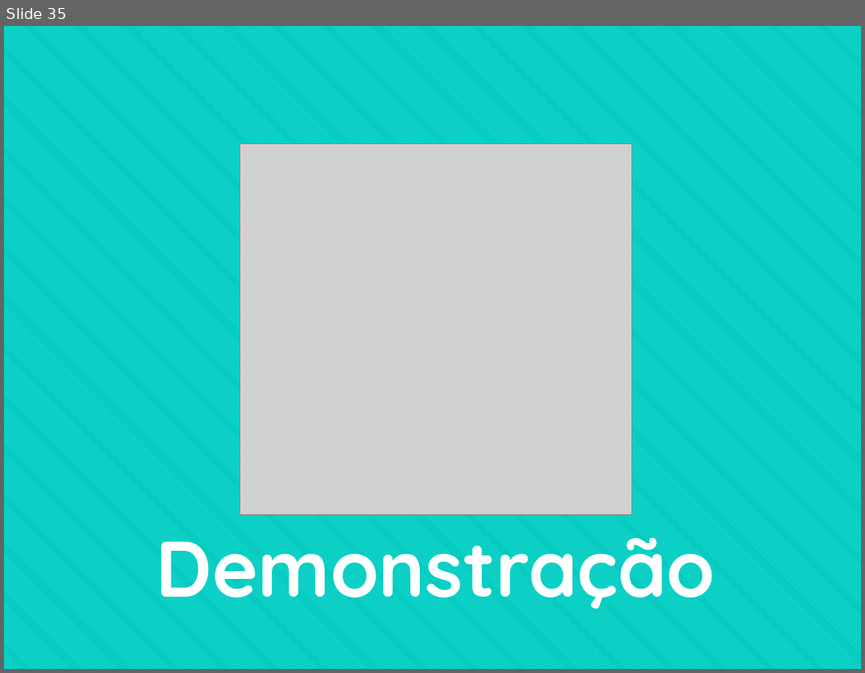
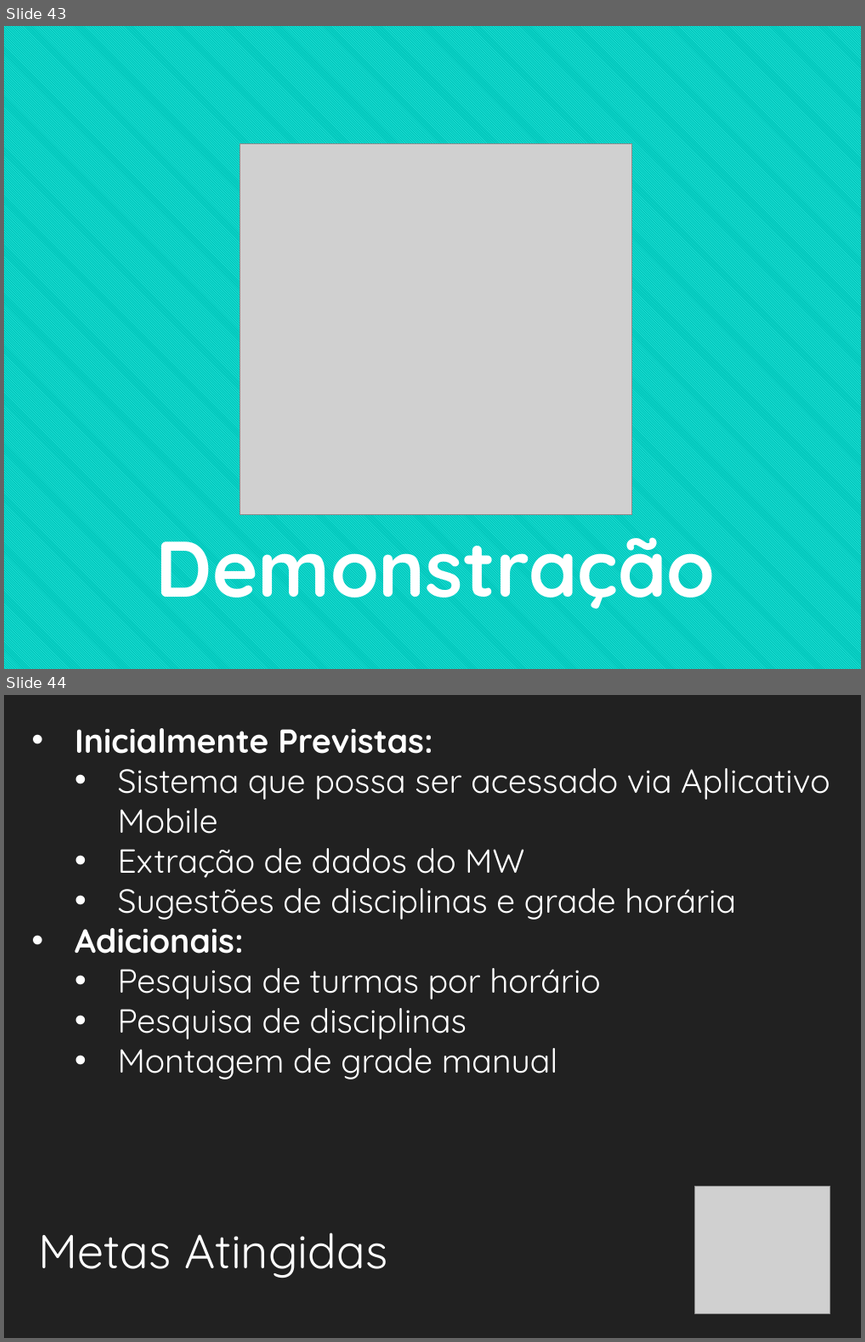
Before and after one commit to ovflowd/matriculeMe, a slide deck: Artefatos/ApresentaçãoFinal.pptx. Shown one above the other, each under a label of ours: slide 35 before the commit, slides 43 and 44 after it. The pictures are 865x673 and 865x1342 pixels, drawn with LibreOffice and Linux fonts; fonts in the diff are those of the drawing; grey boxes stand for pictures; background and template pictures are left out. Boxes give left, top, right and bottom in pixels: in the first picture for what was removed or moved away, otherwise in the second. Text is boxed around its words. In the diff, an @@ line names an element or a change of style, - is before the commit and + after.

```diff
--- a/Artefatos/ApresentaçãoFinal.pptx
+++ b/Artefatos/ApresentaçãoFinal.pptx
@@ slide 44 added at [4, 695, 861, 1338], background #212121 @@
@@ text added at [75, 728, 829, 1079], 28 pt, text #FFFFFF @@
+• Inicialmente Previstas:
+  • Sistema que possa ser acessado via Aplicativo Mobile
+  • Extração de dados do MW
+  • Sugestões de disciplinas e grade horária
+• Adicionais:
+  • Pesquisa de turmas por horário
+  • Pesquisa de disciplinas
+  • Montagem de grade manual
@@ picture added at [694, 1186, 830, 1314] @@
@@ text added at [39, 1232, 387, 1277], 40 pt, text #FFFFFF @@
+Metas Atingidas
@@ what was slide 35 is now slide 43 @@
```
Also in this commit, not shown: 22 slides changed, 8 other slides added.
